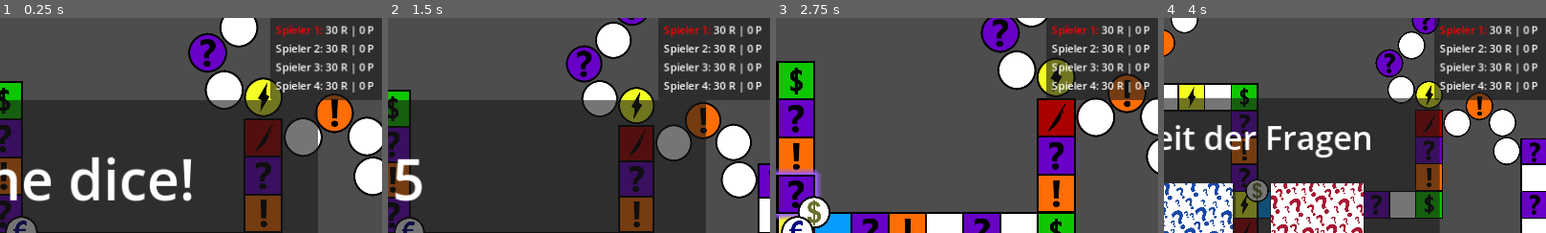
Above: before the commit, frames 1-4 (left to right).
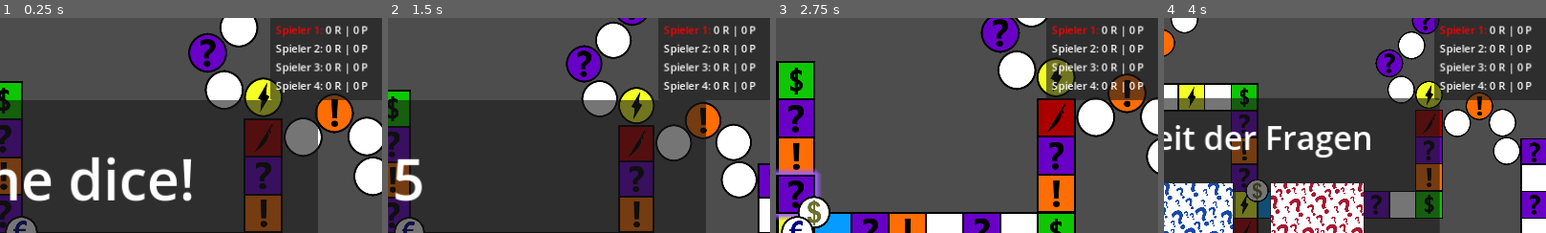
Above: after the commit, the same moments.

Repository: hfxbse/mparty
Game: Godot game, scene res://main/main.tscn
Same seed, same stepped clock (60 frames per second), same inputs: the game is played once before the commit and once after it.
Inputs (mouse positions are % of the whole screen's width and height, from its top left):
- Up to frame 1 (0.25 s): no input
- Up to frame 2 (1.5 s): click "ok" at 0.5 s; click (3, 95) at 1.25 s
- Up to frame 3 (2.75 s): click (3, 95) at 2 s
- Up to frame 4 (4 s): click (50, 59) at 2.75 s; click (3, 95) at 3.5 s
The pictures show only the part of the screen within x 47-97%, y 0-50%; the shares and areas given below are measured in that part.

The runs differ from the first frame. In frame 1, 1.4% of the frame differs, in the area x 85-98%, y 3-35%; in frame 2, 1.4%; in frame 3, 1.4%; in frame 4, 1.4%.

Commit message:
Display winner at the end of the game

Diff:
--- a/main/main.gd
+++ b/main/main.gd
@@ -55,6 +55,12 @@
 				break
 			await player_turn(player)
 
+	State.players.sort_custom(func(player1, player2):
+			return player1.riesen + player1.riesen < player2.riesen + player2.patente)
+	var winner_screen = preload("res://winner_info/Winner.tscn").instantiate()
+	add_child(winner_screen)
+	winner_screen.display_winner(State.players)
+
 
 func create_players(num):
 	var player_scene = preload("res://player/player.tscn")
@@ -76,7 +82,7 @@
 
 		player.current_location = start
 		player.global_position = start.global_position
-		player.riesen = 30
+		player.riesen = 0
 		player.patente = 0
 		player.update.connect(_on_update)
 		player.sprite.texture = sprites[i]
--- a/winner_info/Winner.gd
+++ b/winner_info/Winner.gd
@@ -5,7 +5,9 @@
 @onready var third = $Panel/Third
 
 
-func display_winner(players_in_order: Array[Player]):
+func display_winner(players_in_order: Array):
+	assert(players_in_order.size() >= 3, "Too few players to display winners.")
+
 	first.texture = players_in_order[0].sprite.texture
-	first.texture = players_in_order[1].sprite.texture
-	first.texture = players_in_order[2].sprite.texture
+	second.texture = players_in_order[1].sprite.texture
+	third.texture = players_in_order[2].sprite.texture
